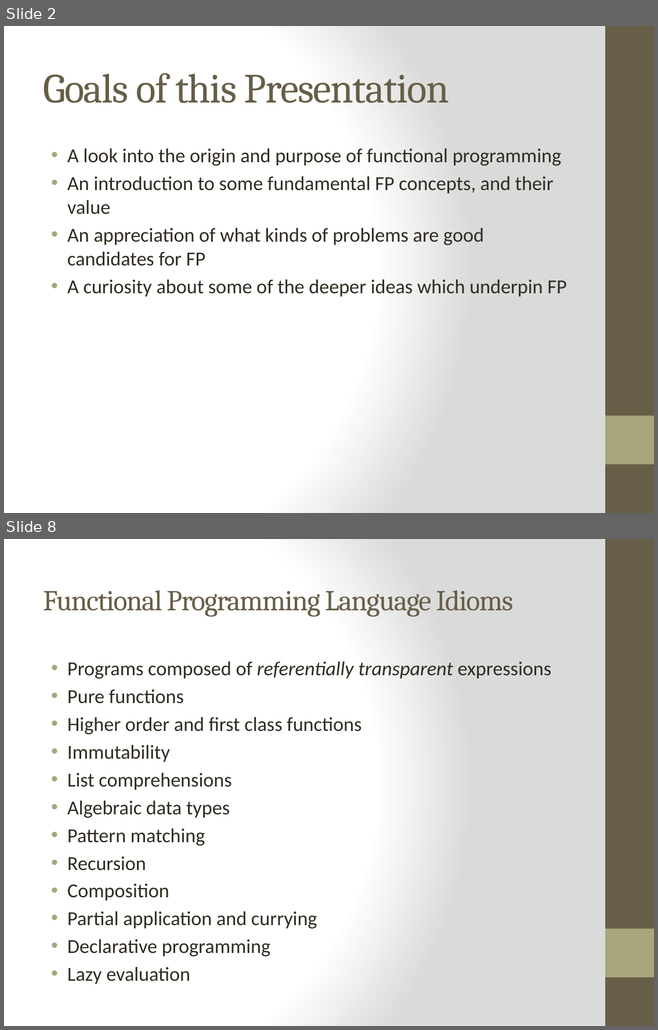
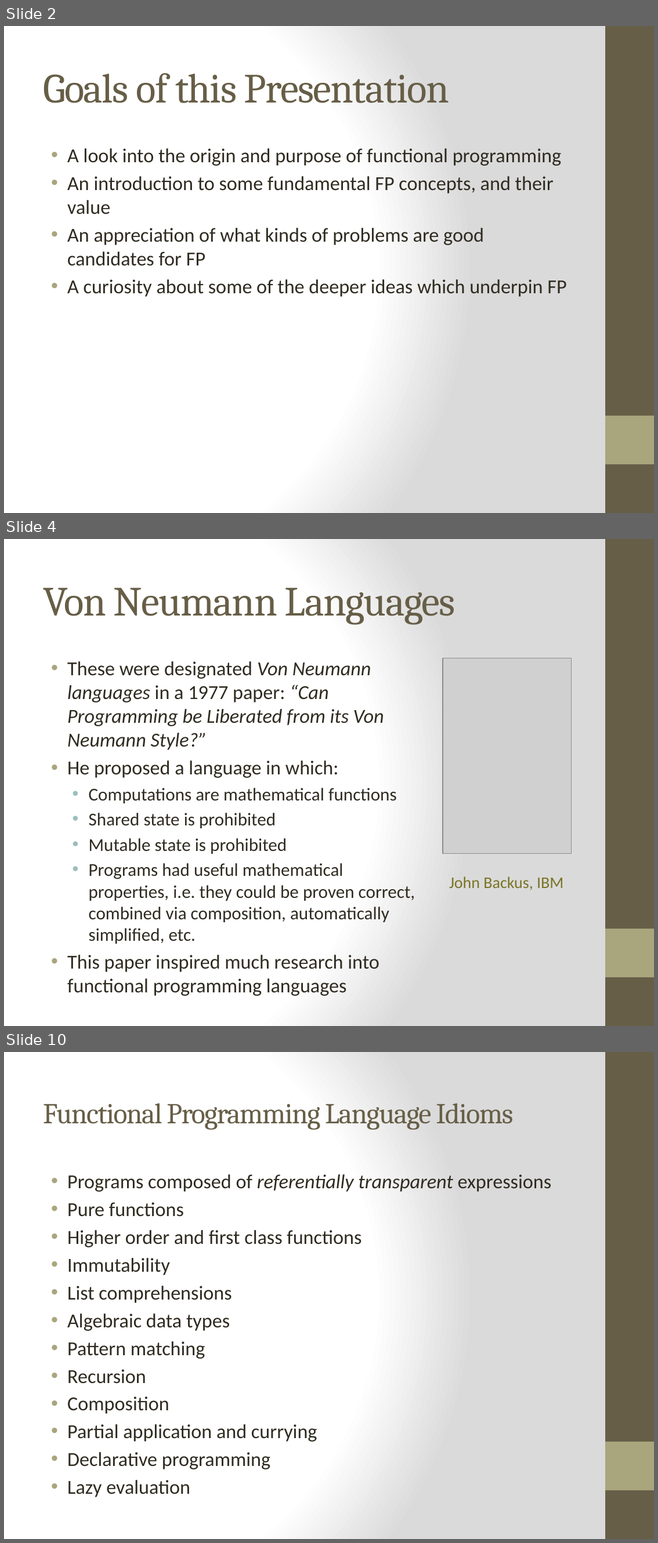
Before and after one commit to bjhartin/FoundationsOfFunctionalProgramming, a slide deck: FoundationsOfFunctionalProgramming.pptx. Shown one above the other, each under a label of ours: slides 2 and 8 before the commit, slides 2, 4 and 10 after it; the slides between them are not shown. The pictures are 658x1030 and 658x1543 pixels, drawn with LibreOffice and Linux fonts; fonts in the diff are those of the drawing; grey boxes stand for pictures. Boxes give left, top, right and bottom in pixels: in the first picture for what was removed or moved away, otherwise in the second. Text is boxed around its words. In the diff, an @@ line names an element or a change of style, - is before the commit and + after.

Commit message:
Brian: Added slides and examples for first class functions.

```diff
--- a/FoundationsOfFunctionalProgramming.pptx
+++ b/FoundationsOfFunctionalProgramming.pptx
@@ slide 4 added at box(4, 539, 654, 1026), background gradient #FFFFFF to #DADADA; not listed: 2 template elements that a slide beside it also shows @@
@@ title added at box(43, 588, 455, 624), 46 pt, text #675E47 @@
+Von Neumann Languages
@@ picture added at box(442, 658, 571, 853) @@
@@ text added at box(67, 661, 415, 996), 20 pt, text #2F2B20 @@
+• These were designated Von Neumann languages in a 1977 paper: “Can Programming be Liberated from its Von Neumann Style?”
+• He proposed a language in which:
+  • Computations are mathematical functions
+  • Shared state is prohibited
+  • Mutable state is prohibited
+  • Programs had useful mathematical properties, i.e. they could be proven correct, combined via composition, automatically simplified, etc.
+• This paper inspired much research into functional programming languages
@@ text added at box(449, 877, 563, 890), 18 pt, text #7A7425 @@
+John Backus, IBM
@@ what was slide 8 is now slide 10 @@
```
Also in this commit, not shown: 9 slides changed, 8 other slides added, 2 slides removed, 5 other files.
